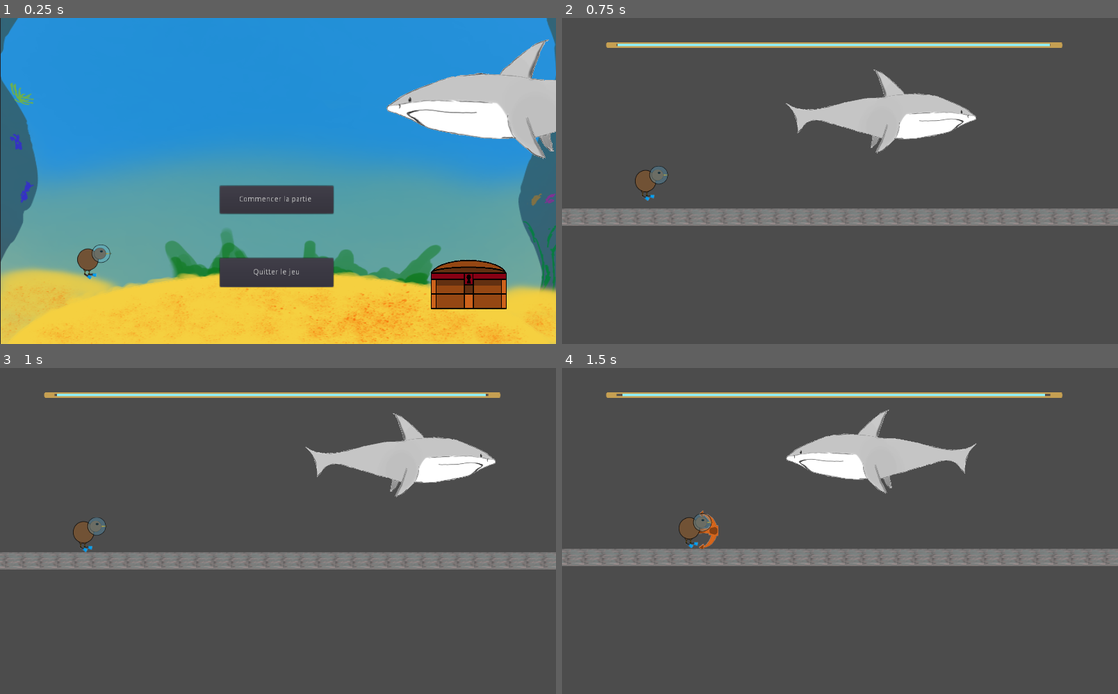
Above: before the commit, frames 1-4 (two rows, left to right).
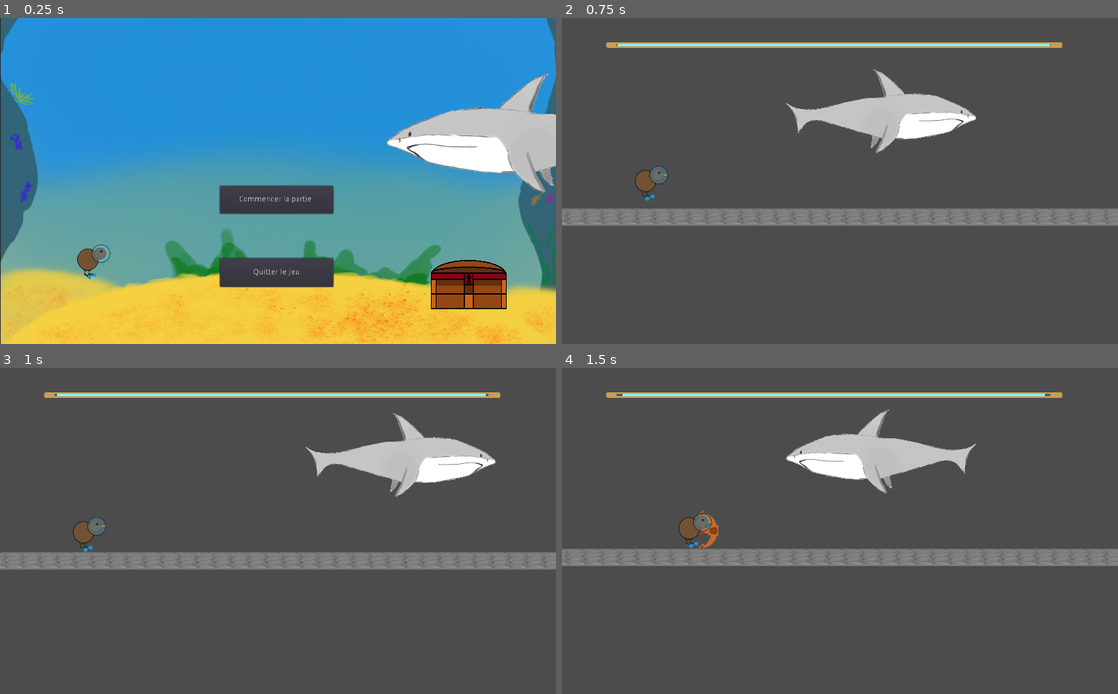
Above: after the commit, the same moments.

Repository: Cpt-Barbosa/CodeGameJam2022
Game: Godot game, scene res://scenes/MainMenu.tscn
Same seed, same stepped clock (60 frames per second), same inputs: the game is played once before the commit and once after it. This scene is started directly instead of the project's main scene.
Inputs:
- Up to frame 1 (0.25 s): no input
- Up to frame 2 (0.75 s): click "Commencer la partie" at 0.5 s
- Up to frame 3 (1 s): no input
- Up to frame 4 (1.5 s): hold D (move_right) from 1.28 s (still down); tap J (attack) at 1.35 s

The runs differ from the first frame. In frame 1, 7.4% of the frame differs, in the area x 69-100%, y 6-54%; in frame 2, nothing differs; in frame 3, nothing differs; in frame 4, nothing differs.

Commit message:
Requin plus bas

Diff:
--- a/scenes/MainMenu.tscn
+++ b/scenes/MainMenu.tscn
@@ -29,7 +29,7 @@
 texture = ExtResource( 4 )
 
 [node name="RequinPNG" type="Sprite" parent="."]
-position = Vector2( 996, 157 )
+position = Vector2( 996, 220 )
 scale = Vector2( 0.618301, 0.614713 )
 texture = ExtResource( 5 )
 
